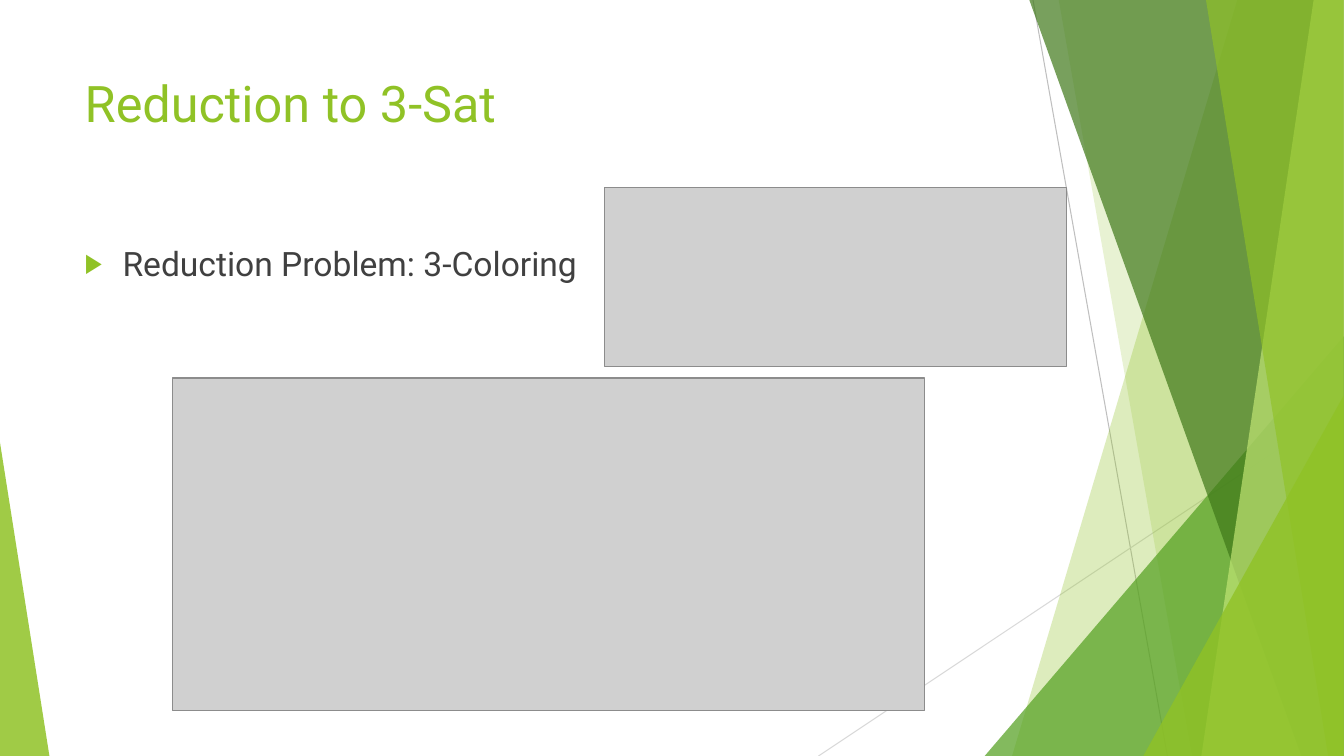
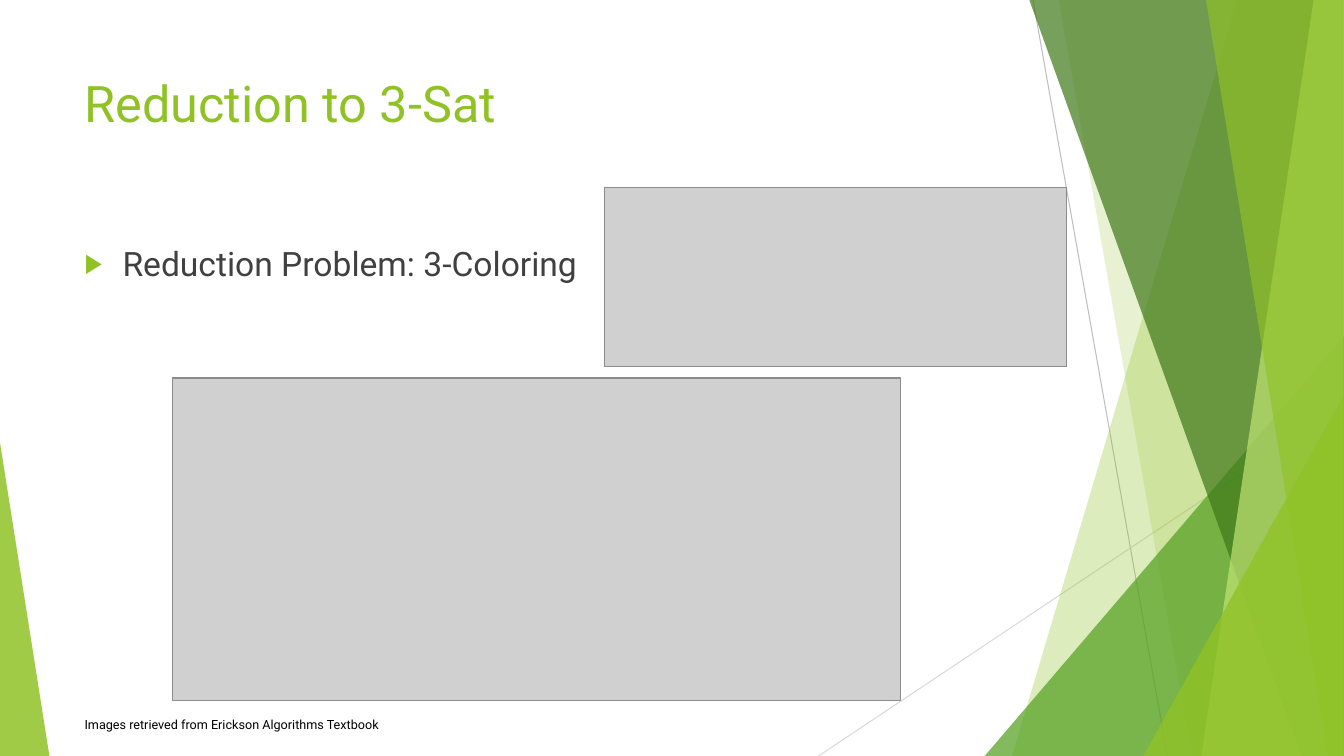
Before and after one commit to pearceag/Min_Coloring_Graph, a slide deck: slide 5 of presentations/problem_presentation.pptx. Drawn at 1344x756 pixels with LibreOffice and Linux fonts; fonts in the diff are those of the drawing; grey boxes stand for pictures. Boxes give left, top, right and bottom in pixels: in the first picture for what was removed or moved away, otherwise in the second. Text is boxed around its words. In the diff, an @@ line names an element or a change of style, - is before the commit and + after.

Commit message:
slight formatting changes

```diff
--- a/presentations/problem_presentation.pptx
+++ b/presentations/problem_presentation.pptx
@@ picture: place and size @@
-picture at [172,378,925,711]
+picture at [172,378,901,701]
@@ text added at [85,719,379,732], 9 pt, text #000000 @@
+Images retrieved from Erickson Algorithms Textbook
```
